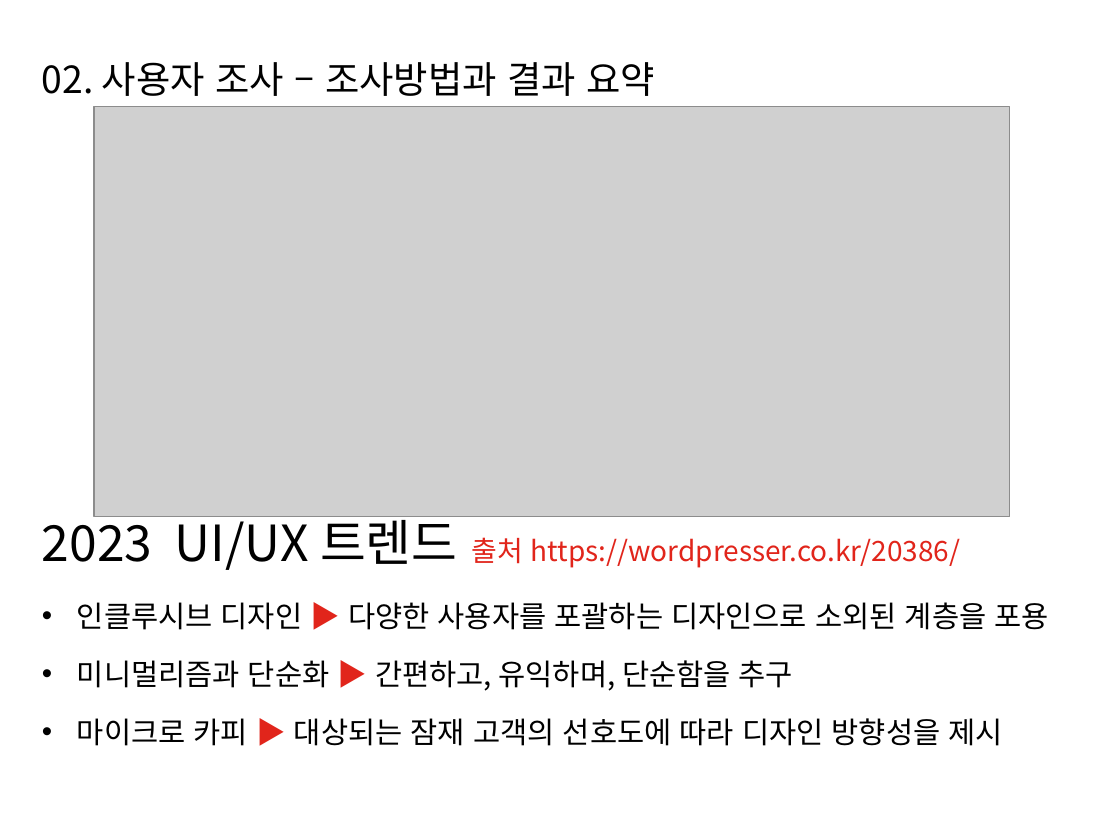
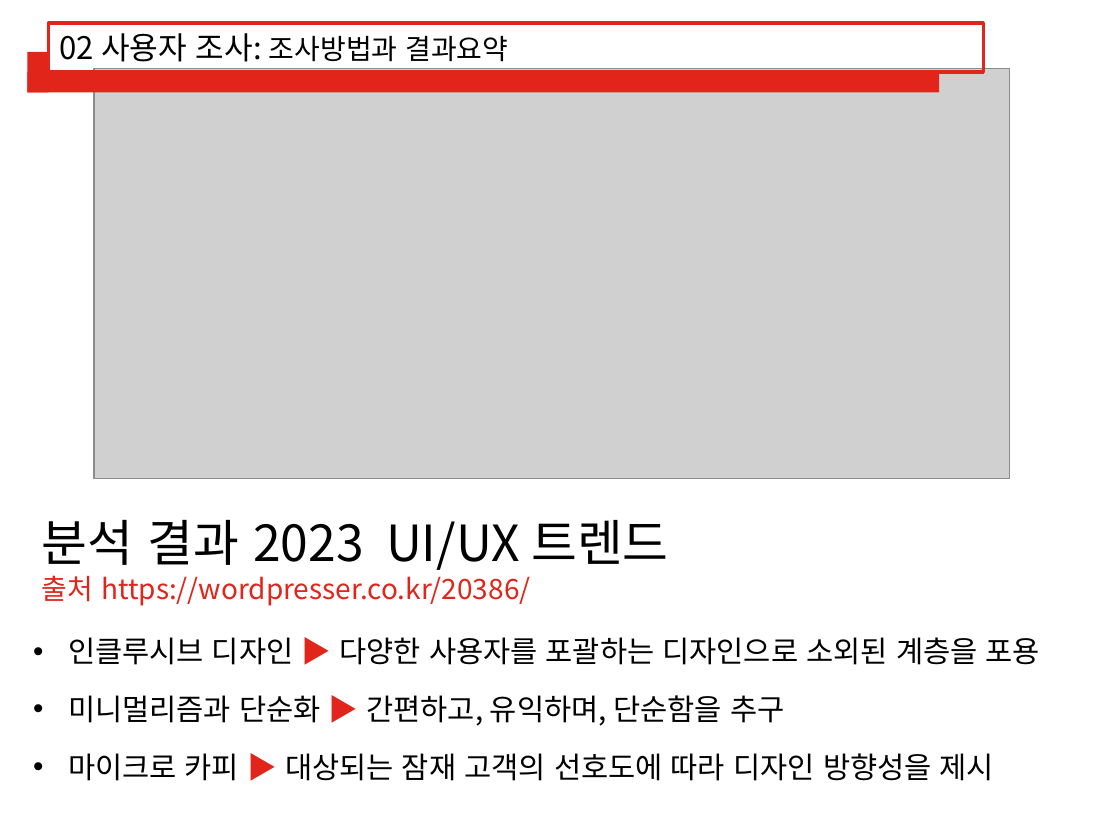
Before and after one commit to LEEGYUNGRIM/report01, a slide deck: slide 10 of 디자인설계 및 조사분석.pptx. Drawn at 1120x840 pixels with LibreOffice and Linux fonts; fonts in the diff are those of the drawing; grey boxes stand for pictures; background and template pictures are left out. Boxes give left, top, right and bottom in pixels: in the first picture for what was removed or moved away, otherwise in the second. Text is boxed around its words. In the diff, an @@ line names an element or a change of style, - is before the commit and + after.

```diff
--- a/디자인설계 및 조사분석.pptx
+++ b/디자인설계 및 조사분석.pptx
@@ rectangle "02 사용자 조사: 조사방법과 결과요약": place and size @@
-rectangle "02 사용자 조사: 조사방법과 결과요약" at (42, 62, 656, 96)
+rectangle "02 사용자 조사: 조사방법과 결과요약" at (48, 24, 983, 73)
@@ rectangle "02 사용자 조사: 조사방법과 결과요약" at (48, 24, 983, 73): outline none to #E1251B 2.25 pt @@
@@ rectangle added at (27, 52, 48, 92), fill #E1251B @@
@@ text in rectangle at (59, 33, 508, 62): text changed; size 24 to 18 pt @@
-02. 사용자 조사 – 조사방법과 결과 요약
+02 사용자 조사: 조사방법과 결과요약
@@ rectangle added at (27, 72, 939, 92), fill #E1251B @@
@@ picture: place and size @@
-picture at (94, 106, 1010, 516)
+picture at (94, 68, 1010, 478)
@@ text at (42, 520, 668, 606): text changed @@
-2023 UI/UX 트렌드 출처 https://wordpresser.co.kr/20386/
+분석 결과 2023 UI/UX 트렌드
+출처 https://wordpresser.co.kr/20386/
@@ 3 texts: place and size @@
-3 texts at (77, 602, 1049, 746)
+3 texts at (68, 637, 1040, 781)
```
Also in this commit, not shown: 1 other slide changed.
